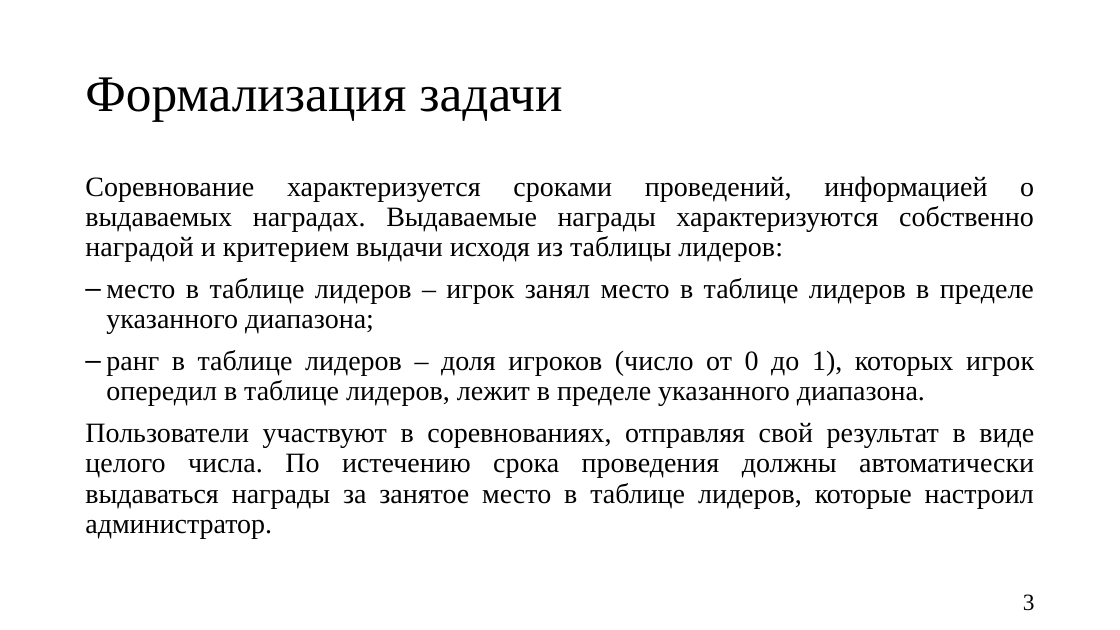
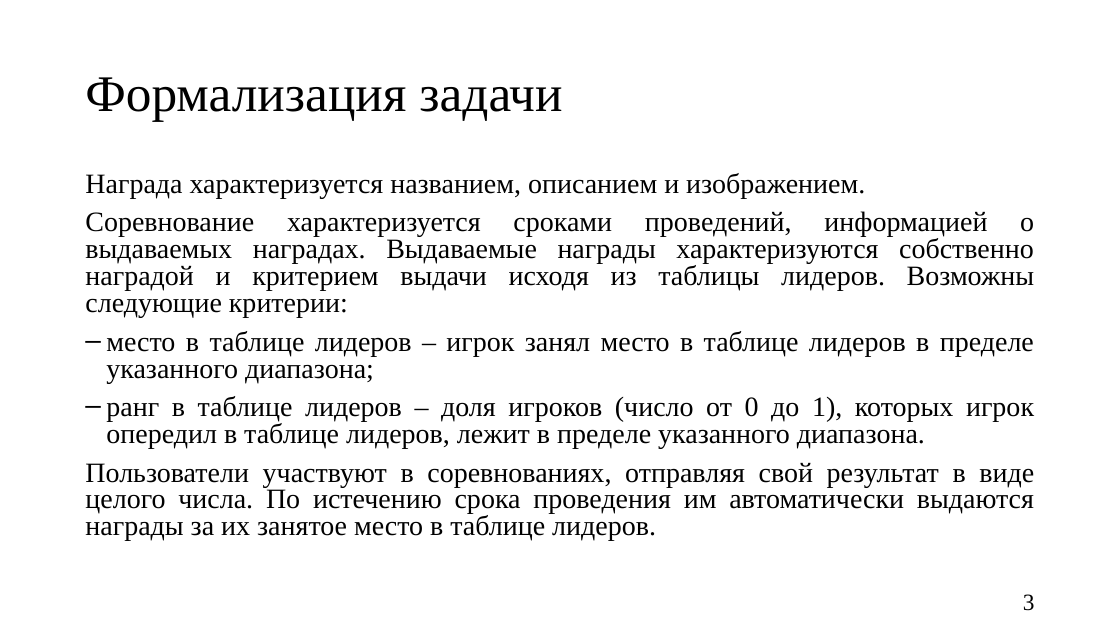
Before and after one commit to Kukushenok/competitive-math-game, a slide deck: slide 3 of docs/presentation.pptx. Drawn at 1120x630 pixels with LibreOffice and Linux fonts; fonts in the diff are those of the drawing. Boxes give left, top, right and bottom in pixels: in the first picture for what was removed or moved away, otherwise in the second. Text is boxed around its words. In the diff, an @@ line names an element or a change of style, - is before the commit and + after.

```diff
--- a/docs/presentation.pptx
+++ b/docs/presentation.pptx
@@ text at bbox=[85, 173, 1034, 318]: text changed @@
-Соревнование характеризуется сроками проведений, информацией о выдаваемых наградах. Выдаваемые награды характеризуются собственно наградой и критерием выдачи исходя из таблицы лидеров:
+Награда характеризуется названием, описанием и изображением.
+Соревнование характеризуется сроками проведений, информацией о выдаваемых наградах. Выдаваемые награды характеризуются собственно наградой и критерием выдачи исходя из таблицы лидеров. Возможны следующие критерии:
@@ text at bbox=[106, 331, 1034, 449]: line spacing 0.9 to 0.8 @@
@@ text at bbox=[85, 462, 1034, 541]: text changed @@
-Пользователи участвуют в соревнованиях, отправляя свой результат в виде целого числа. По истечению срока проведения должны автоматически выдаваться награды за занятое место в таблице лидеров, которые настроил администратор.
+Пользователи участвуют в соревнованиях, отправляя свой результат в виде целого числа. По истечению срока проведения им автоматически выдаются награды за их занятое место в таблице лидеров.
```
Also in this commit, not shown: 3 other slides changed, 10 other files.
